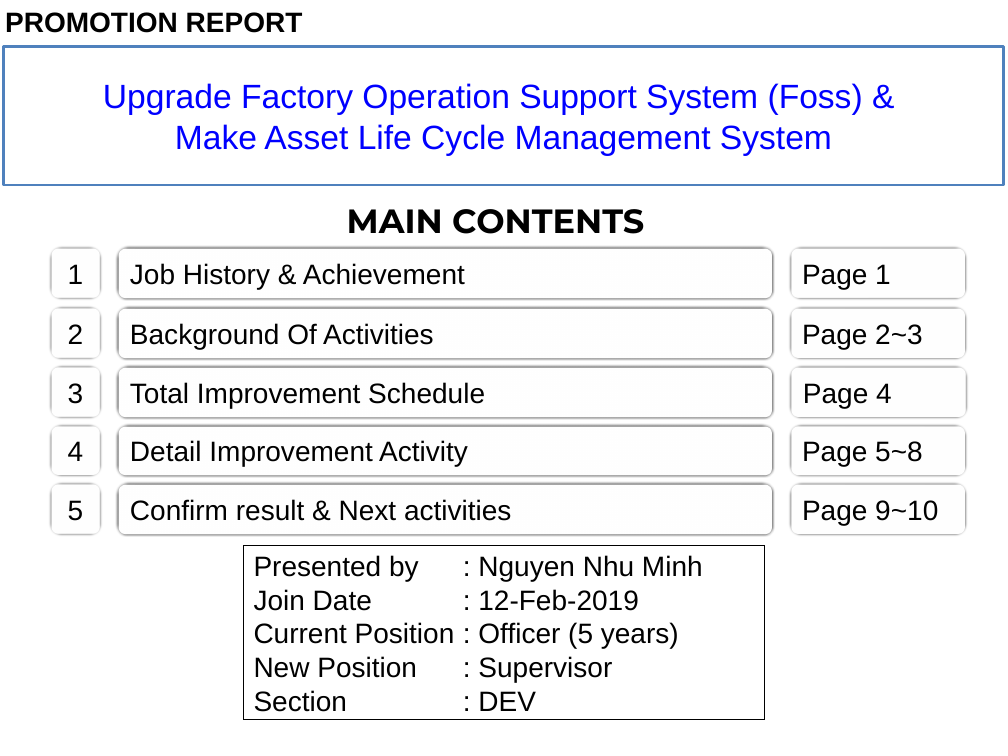
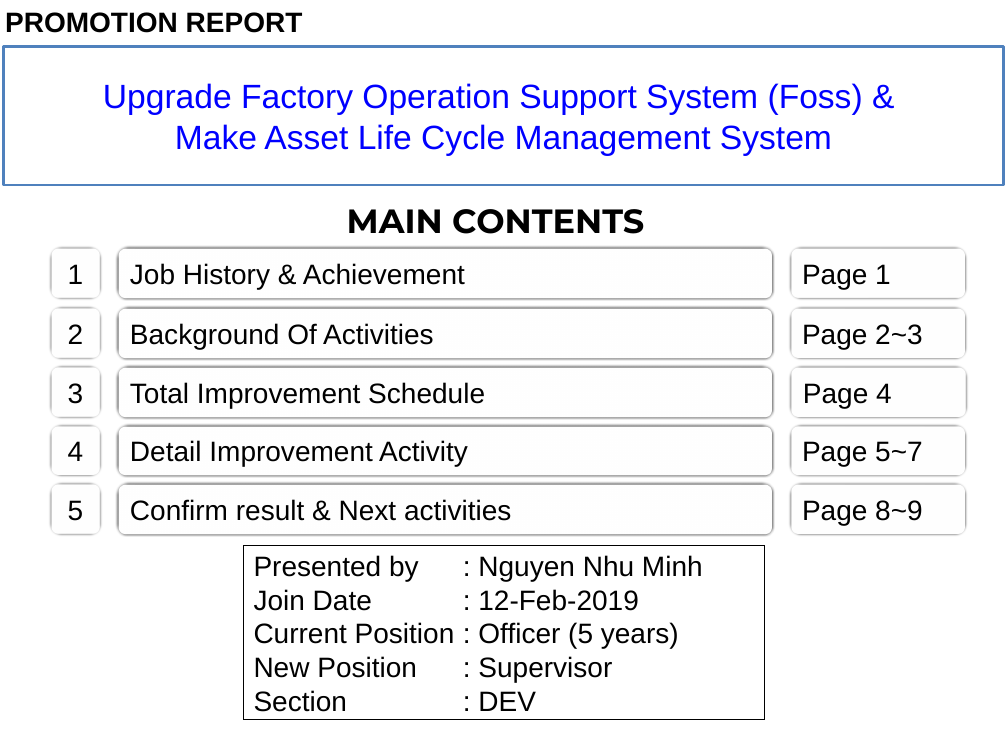
Before and after one commit to thietbicongnghevietnam/ReportPSNV, a slide deck: slide 1 of Report_test.pptx. Drawn at 1008x756 pixels with LibreOffice and Linux fonts; fonts in the diff are those of the drawing. Boxes give left, top, right and bottom in pixels: in the first picture for what was removed or moved away, otherwise in the second. Text is boxed around its words. In the diff, an @@ line names an element or a change of style, - is before the commit and + after.

```diff
--- a/Report_test.pptx
+++ b/Report_test.pptx
@@ text in rounded rectangle at <box>802,441,923,466</box>: text changed @@
-Page 5~8
+Page 5~7
@@ text in rounded rectangle at <box>802,500,923,525</box>: text changed @@
-Page 9~10
+Page 8~9
```
Also in this commit, not shown: 5 other slides changed, 1 slide removed.
